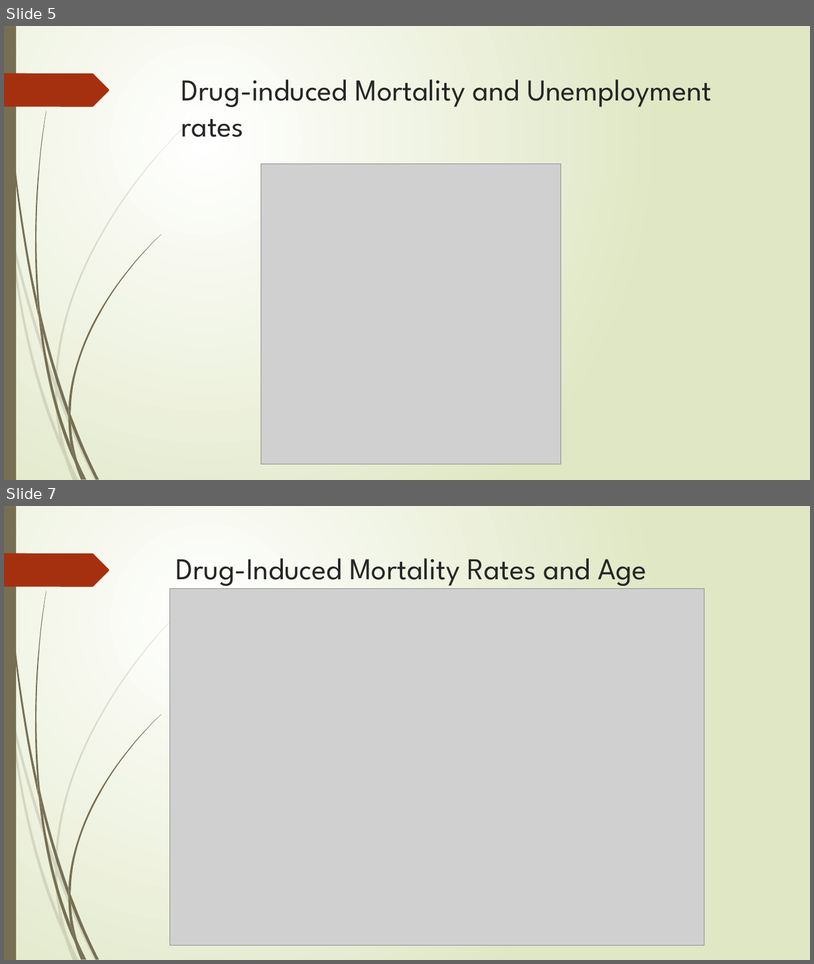
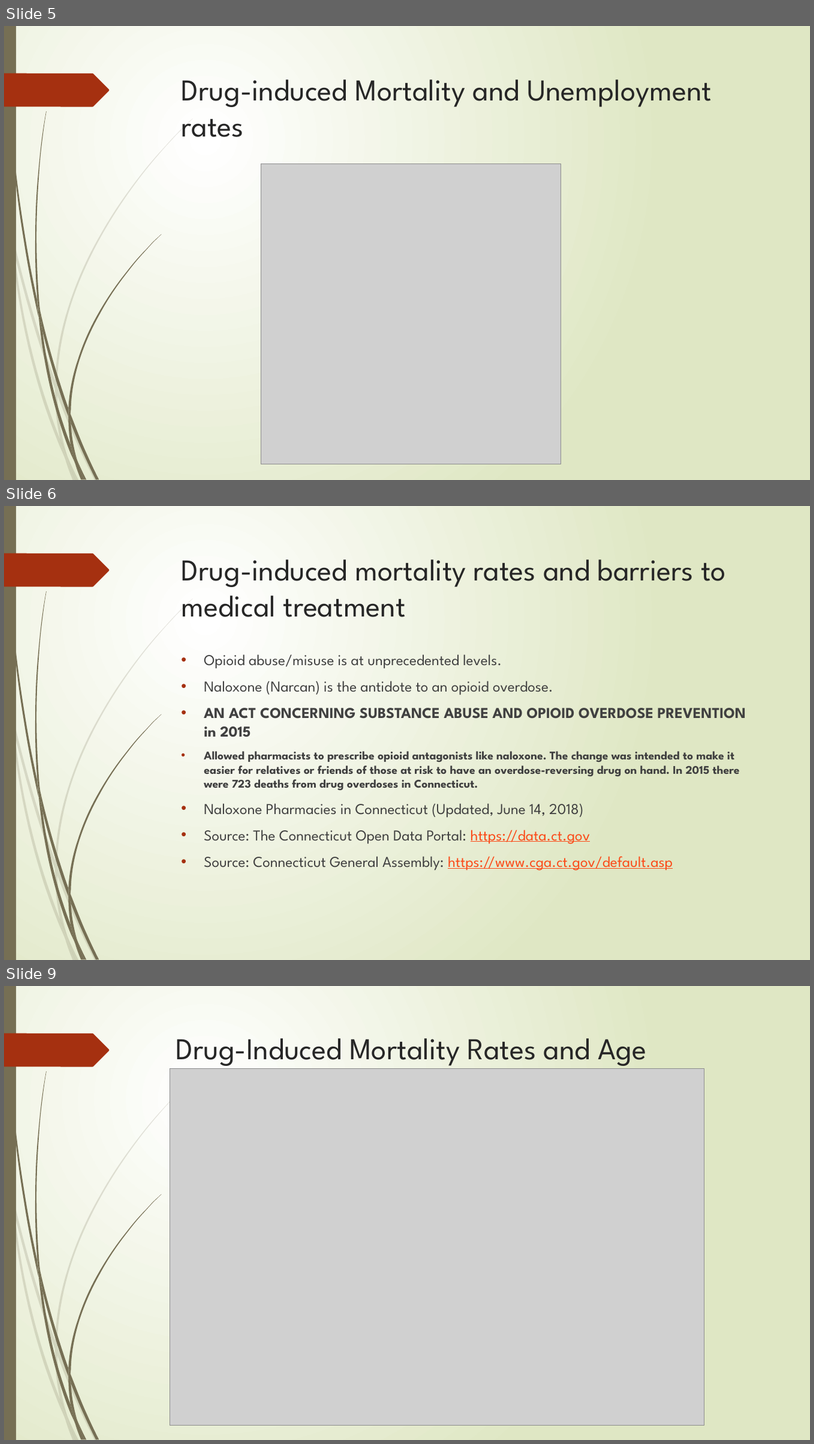
Before and after one commit to yayunl/DataViz-Project1, a slide deck: Drug Mortality and Socio-Economic conditions in Connecticut.pptx. Shown one above the other, each under a label of ours: slides 5 and 7 before the commit, slides 5, 6 and 9 after it; the slides between them are not shown. The pictures are 814x964 and 814x1444 pixels, drawn with LibreOffice and Linux fonts; fonts in the diff are those of the drawing; grey boxes stand for pictures. Boxes give left, top, right and bottom in pixels: in the first picture for what was removed or moved away, otherwise in the second. Text is boxed around its words. In the diff, an @@ line names an element or a change of style, - is before the commit and + after.

```diff
--- a/Drug Mortality and Socio-Economic conditions in Connecticut.pptx
+++ b/Drug Mortality and Socio-Economic conditions in Connecticut.pptx
@@ slide 6 added at (4,506,810,960), background gradient #FFFFFF to #DFE8C4; not listed: 24 template elements that a slide beside it also shows @@
@@ title added at (182,559,726,617), 36 pt, text #262626 @@
+Drug-induced mortality rates and barriers to medical treatment
@@ text added at (204,654,746,870), 18 pt, text #404040, bold @@
+• Opioid abuse/misuse is at unprecedented levels.
+• Naloxone (Narcan) is the antidote to an opioid overdose.
+• AN ACT CONCERNING SUBSTANCE ABUSE AND OPIOID OVERDOSE PREVENTION in 2015
+• Allowed pharmacists to prescribe opioid antagonists like naloxone. The change was intended to make it easier for relatives or friends of those at risk to have an overdose-reversing drug on hand. In 2015 there were 723 deaths from drug overdoses in Connecticut.
+• Naloxone Pharmacies in Connecticut (Updated, June 14, 2018)
+• Source: The Connecticut Open Data Portal: https://data.ct.gov
+• Source: Connecticut General Assembly: https://www.cga.ct.gov/default.asp
@@ what was slide 7 is now slide 9 @@
```
Also in this commit, not shown: 1 slide changed, 1 other slide added.
